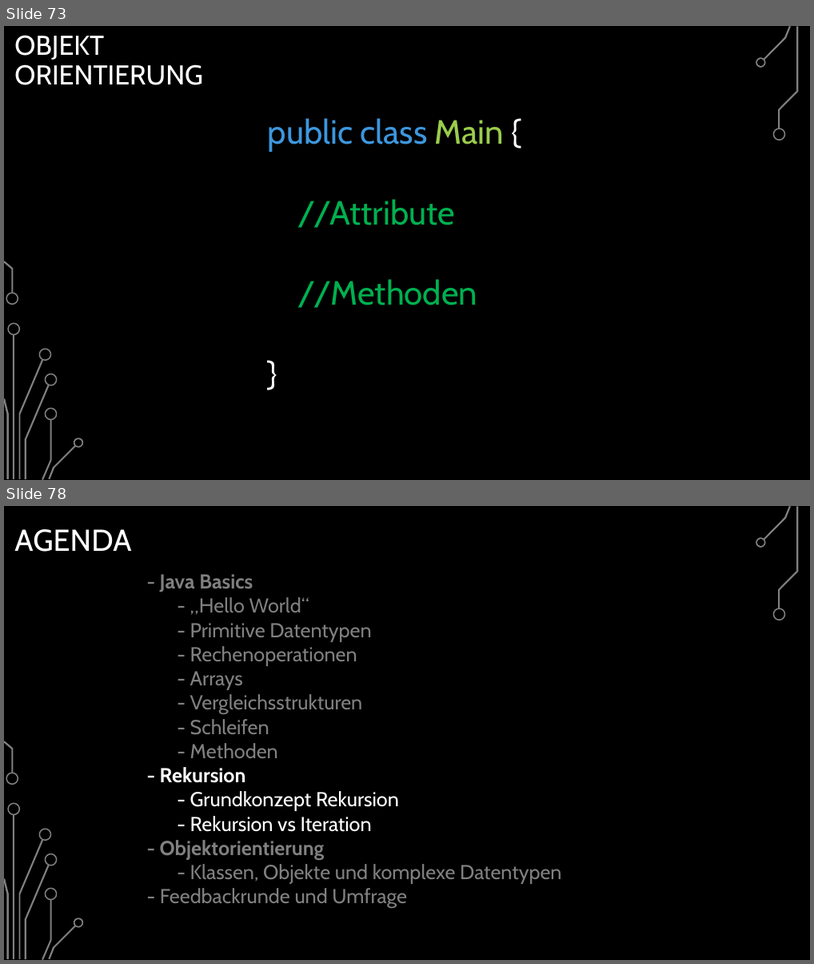
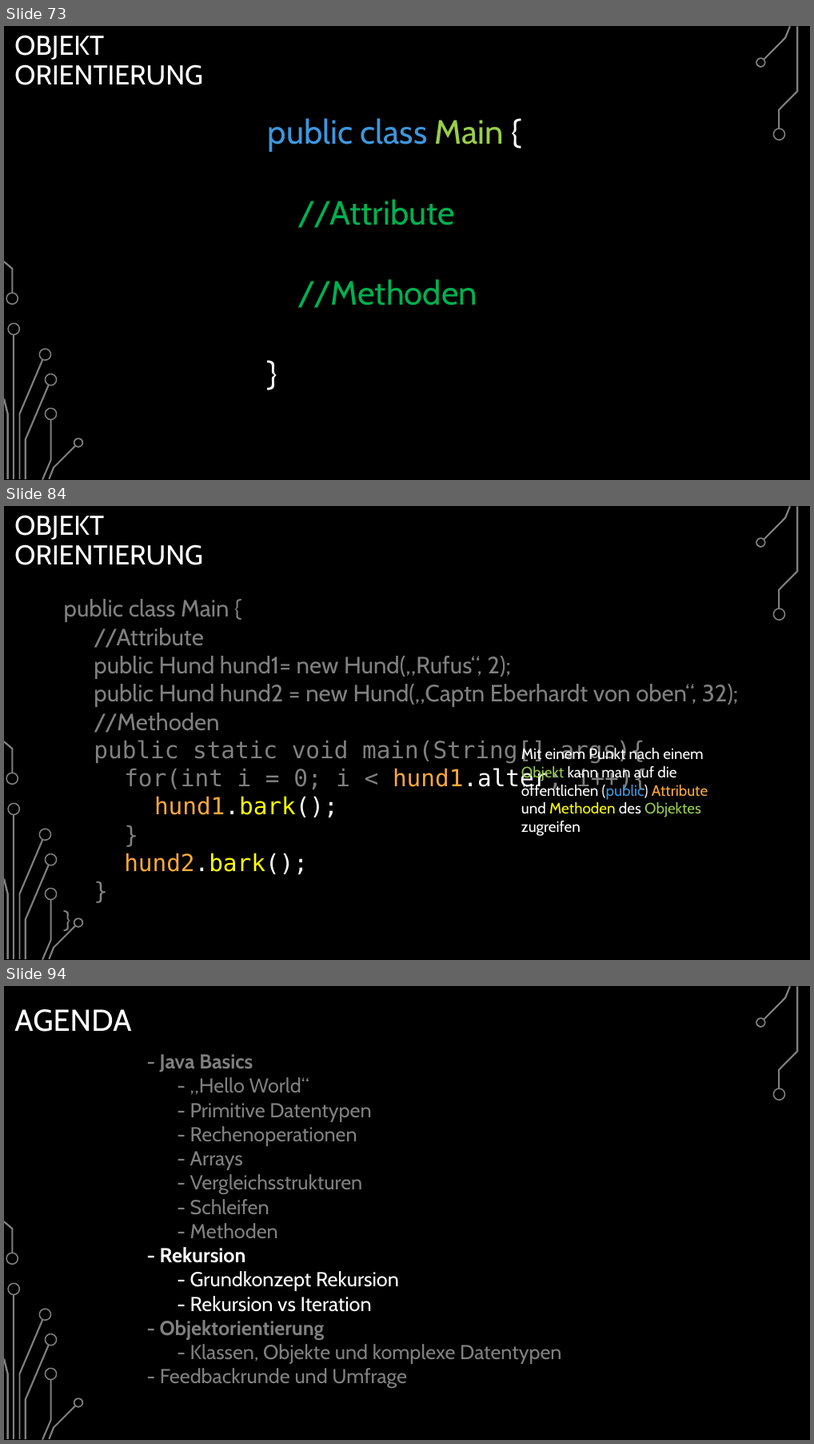
Before and after one commit to BelmontR/Java-Tutorial-Course, a slide deck: Java Grundkurs.pptx. Shown one above the other, each under a label of ours: slides 73 and 78 before the commit, slides 73, 84 and 94 after it; the slides between them are not shown. The pictures are 814x964 and 814x1444 pixels, drawn with LibreOffice and Linux fonts; fonts in the diff are those of the drawing; background and template pictures are left out. Boxes give left, top, right and bottom in pixels: in the first picture for what was removed or moved away, otherwise in the second. Text is boxed around its words. In the diff, an @@ line names an element or a change of style, - is before the commit and + after.

```diff
--- a/Java Grundkurs.pptx
+++ b/Java Grundkurs.pptx
@@ slide 84 added at (4,506,810,960), background picture (left out); not listed: 17 template elements that a slide beside it also shows @@
@@ title added at (14,515,203,565), 32.4 pt, text #FFFFFF @@
+OBJEKT
+ORIENTIERUNG
@@ text added at (64,599,738,874), 28 pt, text #808080 @@
+public class Main {
+//Attribute
+public Hund hund1= new Hund(„Rufus“, 2);
+public Hund hund2 = new Hund(„Captn Eberhardt von oben“, 32);
+//Methoden
+public static void main(String[] args){
+for(int i = 0; i < hund1.alter; i++){
+hund1.bark();
+}
+hund2.bark();
+}
+}
@@ text added at (522,746,708,817), 18 pt, text #FFFFFF @@
+Mit einem Punkt nach einem Objekt kann man auf die öffentlichen (public) Attribute und Methoden des Objektes zugreifen
@@ what was slide 78 is now slide 94 @@
```
Also in this commit, not shown: 3 slides changed, 16 other slides added, 4 slides removed, 8 other files.
